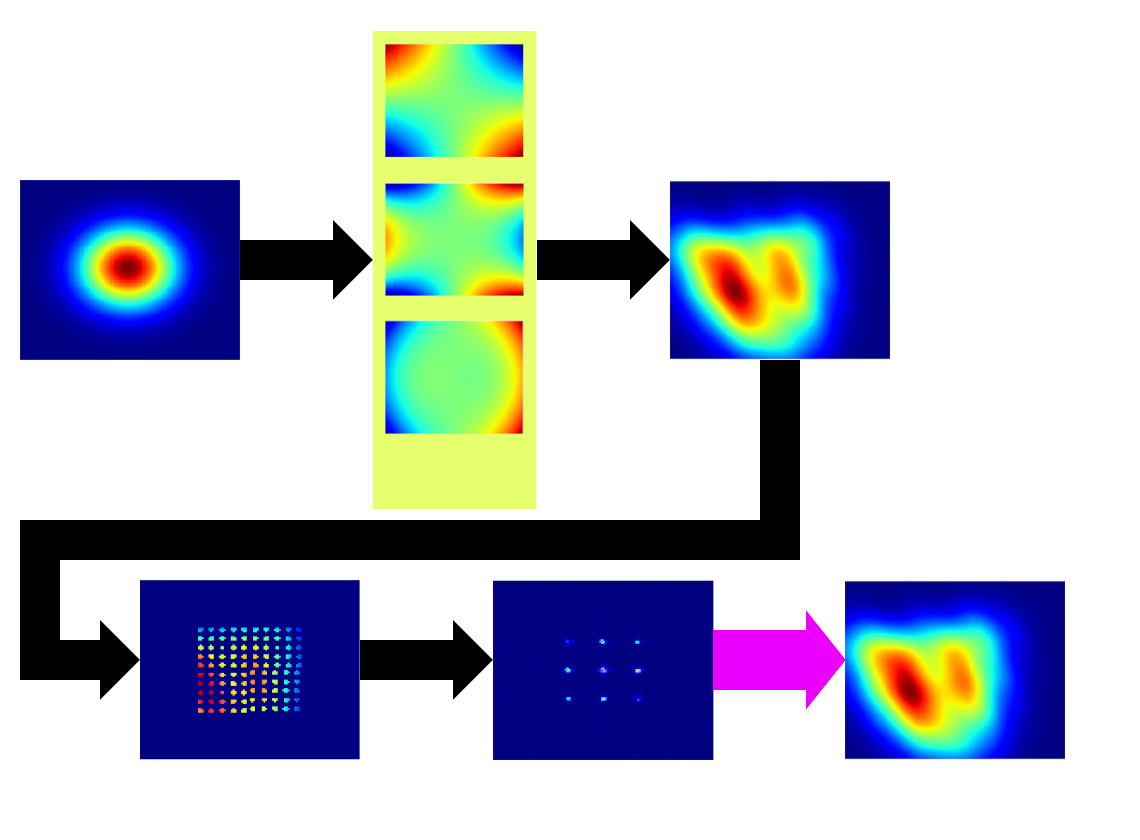
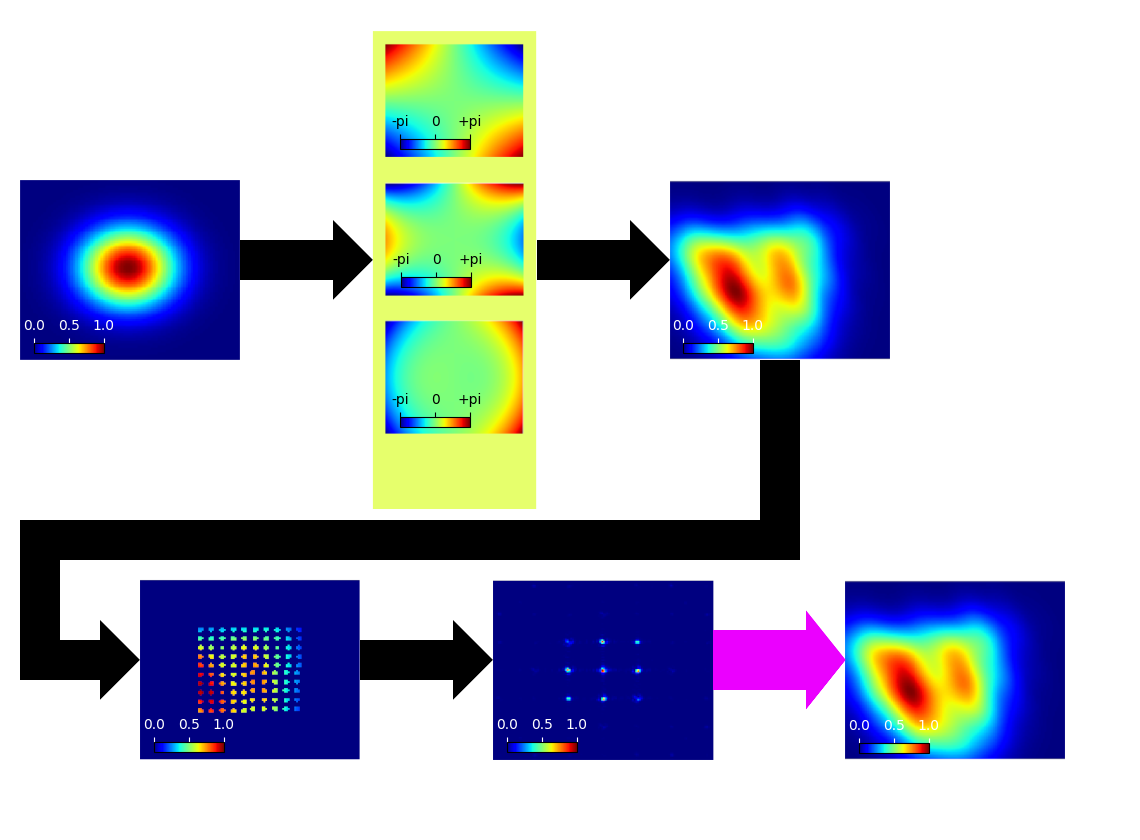
Layers edited between the first and the second 1140x840 image:
added layer "picolorbar copy" above "picolorbar copy #1" over 393, 253, 482, 289
added layer "picolorbar copy #1" above "picolorbar" over 392, 115, 481, 151
added layer "picolorbar" above "01colorbar copy #3" over 392, 393, 481, 429
added layer "01colorbar copy #3" above "zernikes" over 849, 720, 939, 755
added layer "01colorbar copy #2" above "01colorbar copy #1" over 497, 719, 587, 754
added layer "01colorbar copy #1" above "01colorbar copy" over 144, 719, 234, 754
added layer "01colorbar copy" above "picolorbar #1" over 24, 320, 114, 355
added layer "picolorbar #1" above "Pasted Layer #6" over 673, 320, 763, 355
